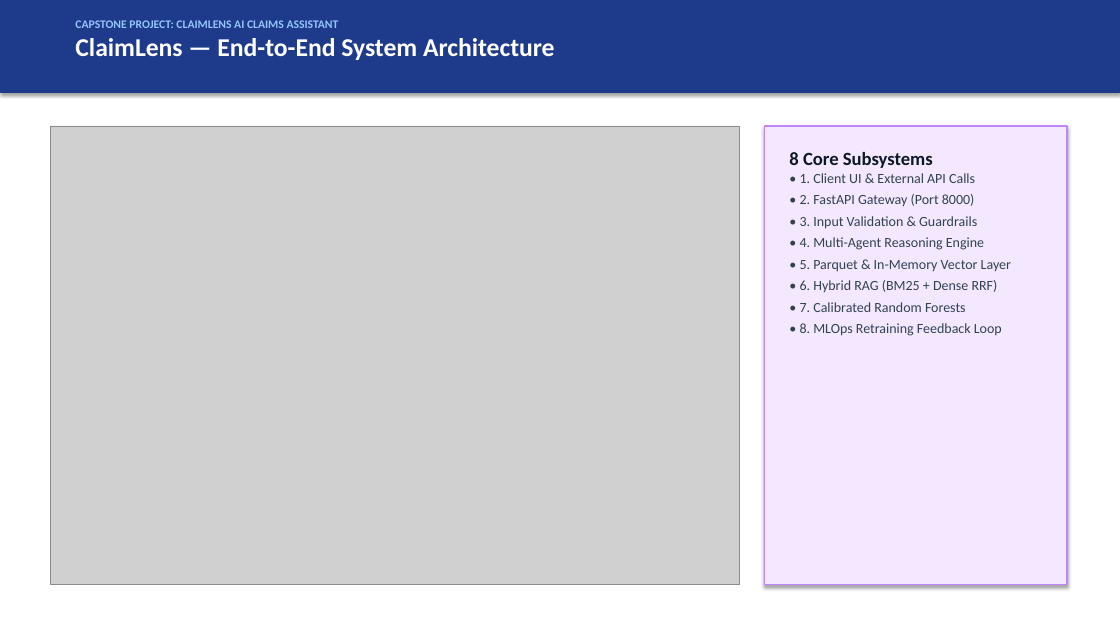
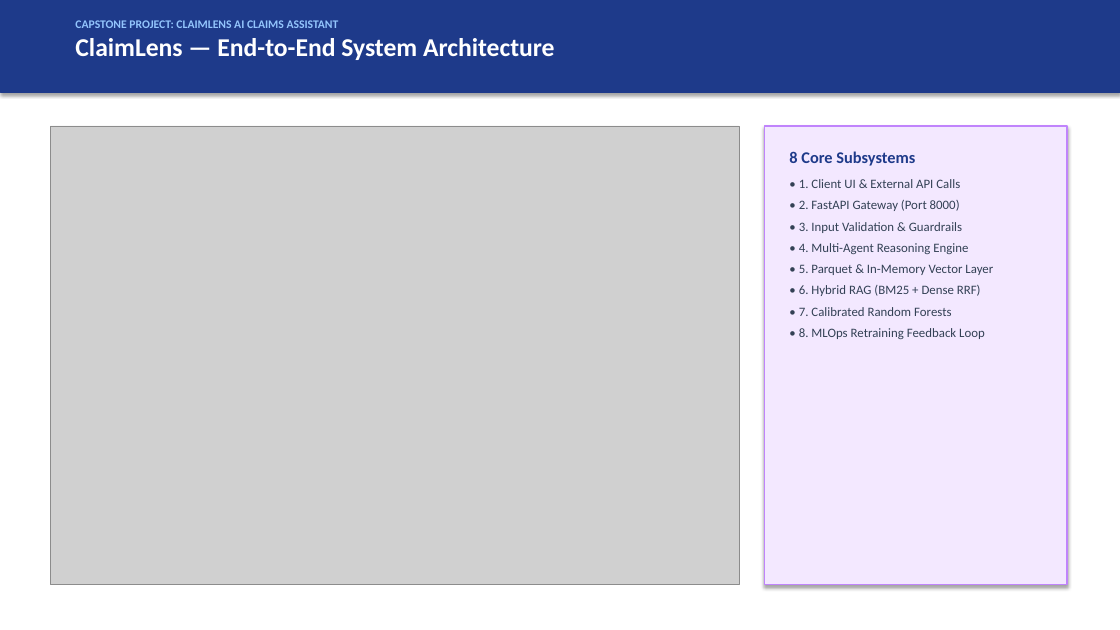
Before and after one commit to Ayushk3001/claimlens, a slide deck: slide 3 of presentation/Project_Presentation.pptx. Drawn at 1120x630 pixels with LibreOffice and Linux fonts; fonts in the diff are those of the drawing; grey boxes stand for pictures. Boxes give left, top, right and bottom in pixels: in the first picture for what was removed or moved away, otherwise in the second. Text is boxed around its words. In the diff, an @@ line names an element or a change of style, - is before the commit and + after.

Commit message:
Fix latency benchmark, synchronize deliverables, and harden evaluation invariants
- Implement ClaimVectorStore.search_by_vector with strict 1536-D array and finite numeric validation
- Decouple isolated vector cosine search from external API embedding latency in benchmark_latency.py
- Enforce universal settlement ceiling and TC-003 loss amount floor across evaluation harness
- Eliminate hardcoded deliverable metrics by dynamically parsing Evaluation_Summary.json and latency_benchmark.json
- Add unit tests for vector validation, deterministic ranking, and evaluation invariants (32 passing tests)
- Regenerate all submission PDFs, PPTX deck, and packaging archive

```diff
--- a/presentation/Project_Presentation.pptx
+++ b/presentation/Project_Presentation.pptx
@@ text "8 Core Subsystems" at (x1=789, y1=151, x2=993, y2=339): size 16 to 14 pt, text colour #0F172A to #1E3A8A in "8 Core Subsystems"; size 12 to 11 pt; more space between paragraphs @@
```
Also in this commit, not shown: 5 other slides changed, 1 slide added, 1 slide removed, 17 other files.
